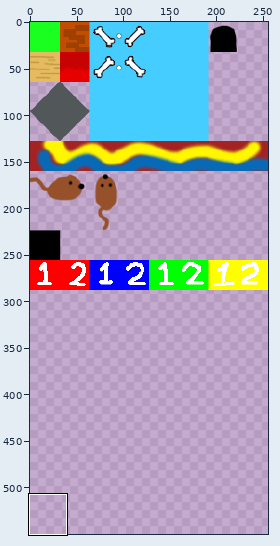
Sprite sheet -- tilemap.png. The first picture is a wide view before the edit; the outline marks the close-up.
Close-up. The starting point:
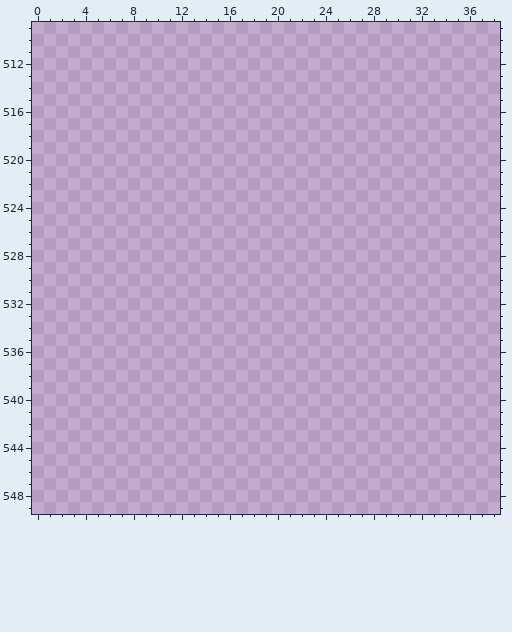
The file is 256x1024 pixels. Pixels under 10% opacity are left out. Colours within 5 levels of each other are drawn and written as one. Shown: x 0..38, y 509..549. The wide view leaves out empty margins.
Palette (. is transparent): 
After:
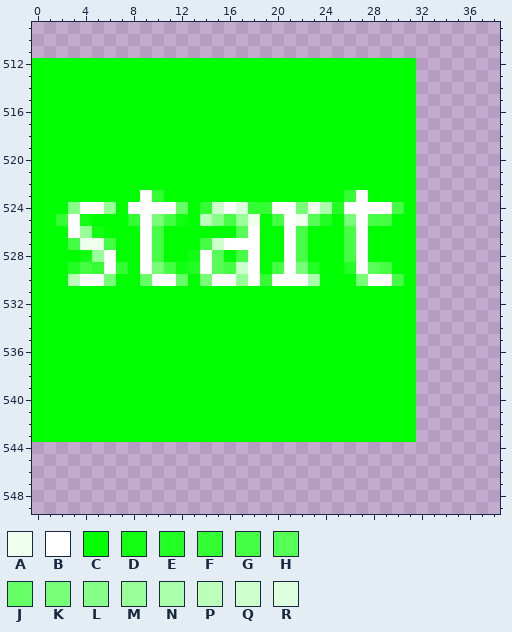
Colours new in this view: A #eeffee  B #ffffff  C #00ff00  D #11ff11  E #22ff22  F #33ff33  G #44ff44  H #55ff55  J #66ff66  K #77ff77  L #88ff88  M #99ff99  N #aaffaa  P #bbffbb  Q #ccffcc  R #ddffdd
The edit:
{"y":512,"x":0,"old":"................................","new":"CCCCCCCCCCCCCCCCCCCCCCCCCCCCCCCC"}
{"y":513,"x":0,"old":"................................","new":"CCCCCCCCCCCCCCCCCCCCCCCCCCCCCCCC"}
{"y":514,"x":0,"old":"................................","new":"CCCCCCCCCCCCCCCCCCCCCCCCCCCCCCCC"}
{"y":515,"x":0,"old":"................................","new":"CCCCCCCCCCCCCCCCCCCCCCCCCCCCCCCC"}
{"y":516,"x":0,"old":"................................","new":"CCCCCCCCCCCCCCCCCCCCCCCCCCCCCCCC"}
{"y":517,"x":0,"old":"................................","new":"CCCCCCCCCCCCCCCCCCCCCCCCCCCCCCCC"}
{"y":518,"x":0,"old":"................................","new":"CCCCCCCCCCCCCCCCCCCCCCCCCCCCCCCC"}
{"y":519,"x":0,"old":"................................","new":"CCCCCCCCCCCCCCCCCCCCCCCCCCCCCCCC"}
{"y":520,"x":0,"old":"................................","new":"CCCCCCCCCCCCCCCCCCCCCCCCCCCCCCCC"}
{"y":521,"x":0,"old":"................................","new":"CCCCCCCCCCCCCCCCCCCCCCCCCCCCCCCC"}
{"y":522,"x":0,"old":"................................","new":"CCCCCCCCCCCCCCCCCCCCCCCCCCCCCCCC"}
{"y":523,"x":0,"old":"................................","new":"CCCCCCCCCBFCCCCCCCCCCCCCCCFBCCCC"}
{"y":524,"x":0,"old":"................................","new":"CCCLBBMCBBBBJCFQBRFFBBKANEBBBBGC"}
{"y":525,"x":0,"old":"................................","new":"CCFBDCCCFBKGDCPLGMACGBAHECKBGGCC"}
{"y":526,"x":0,"old":"................................","new":"CCCBMDCCCBGCCCCCCHBCCBGCCCGBCCCC"}
{"y":527,"x":0,"old":"................................","new":"CCCGAAGCCBGCCCGQBBBCCBGCCCGBCCCC"}
{"y":528,"x":0,"old":"................................","new":"CCCCDMBCCBGCCDBHCGBCCBGCCCGBCCCC"}
{"y":529,"x":0,"old":"................................","new":"CCCEGFBFCBKGDEBHGQBCGBKECCEBHGCC"}
{"y":530,"x":0,"old":"................................","new":"CCCPBBKCCJBBJCKBBMBFBBBNCCCKBBGC"}
{"y":531,"x":0,"old":"................................","new":"CCCCCCCCCCCCCCCCCCCCCCCCCCCCCCCC"}
{"y":532,"x":0,"old":"................................","new":"CCCCCCCCCCCCCCCCCCCCCCCCCCCCCCCC"}
{"y":533,"x":0,"old":"................................","new":"CCCCCCCCCCCCCCCCCCCCCCCCCCCCCCCC"}
{"y":534,"x":0,"old":"................................","new":"CCCCCCCCCCCCCCCCCCCCCCCCCCCCCCCC"}
{"y":535,"x":0,"old":"................................","new":"CCCCCCCCCCCCCCCCCCCCCCCCCCCCCCCC"}
{"y":536,"x":0,"old":"................................","new":"CCCCCCCCCCCCCCCCCCCCCCCCCCCCCCCC"}
{"y":537,"x":0,"old":"................................","new":"CCCCCCCCCCCCCCCCCCCCCCCCCCCCCCCC"}
{"y":538,"x":0,"old":"................................","new":"CCCCCCCCCCCCCCCCCCCCCCCCCCCCCCCC"}
{"y":539,"x":0,"old":"................................","new":"CCCCCCCCCCCCCCCCCCCCCCCCCCCCCCCC"}
{"y":540,"x":0,"old":"................................","new":"CCCCCCCCCCCCCCCCCCCCCCCCCCCCCCCC"}
{"y":541,"x":0,"old":"................................","new":"CCCCCCCCCCCCCCCCCCCCCCCCCCCCCCCC"}
{"y":542,"x":0,"old":"................................","new":"CCCCCCCCCCCCCCCCCCCCCCCCCCCCCCCC"}
{"y":543,"x":0,"old":"................................","new":"CCCCCCCCCCCCCCCCCCCCCCCCCCCCCCCC"}
